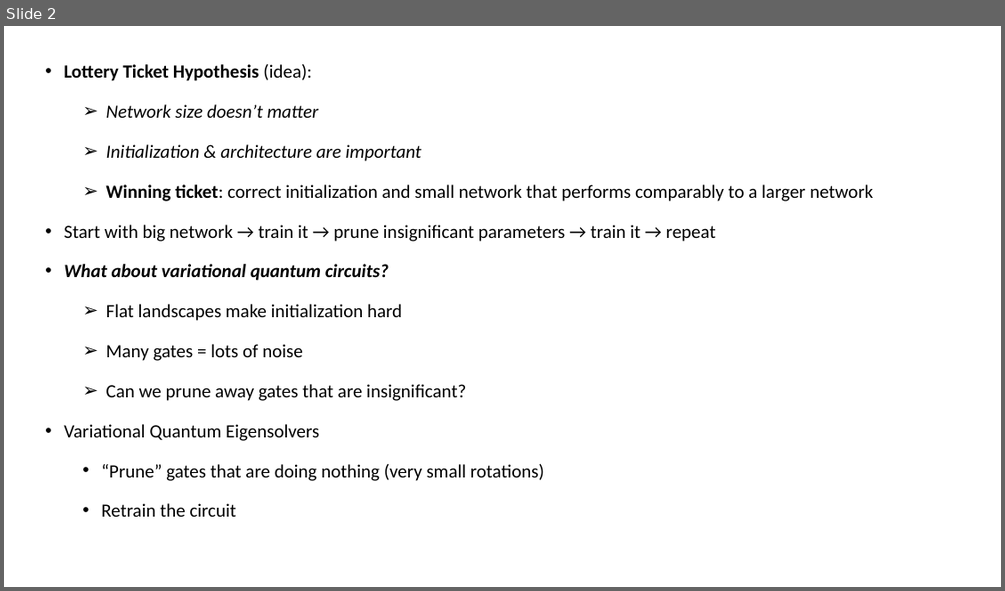
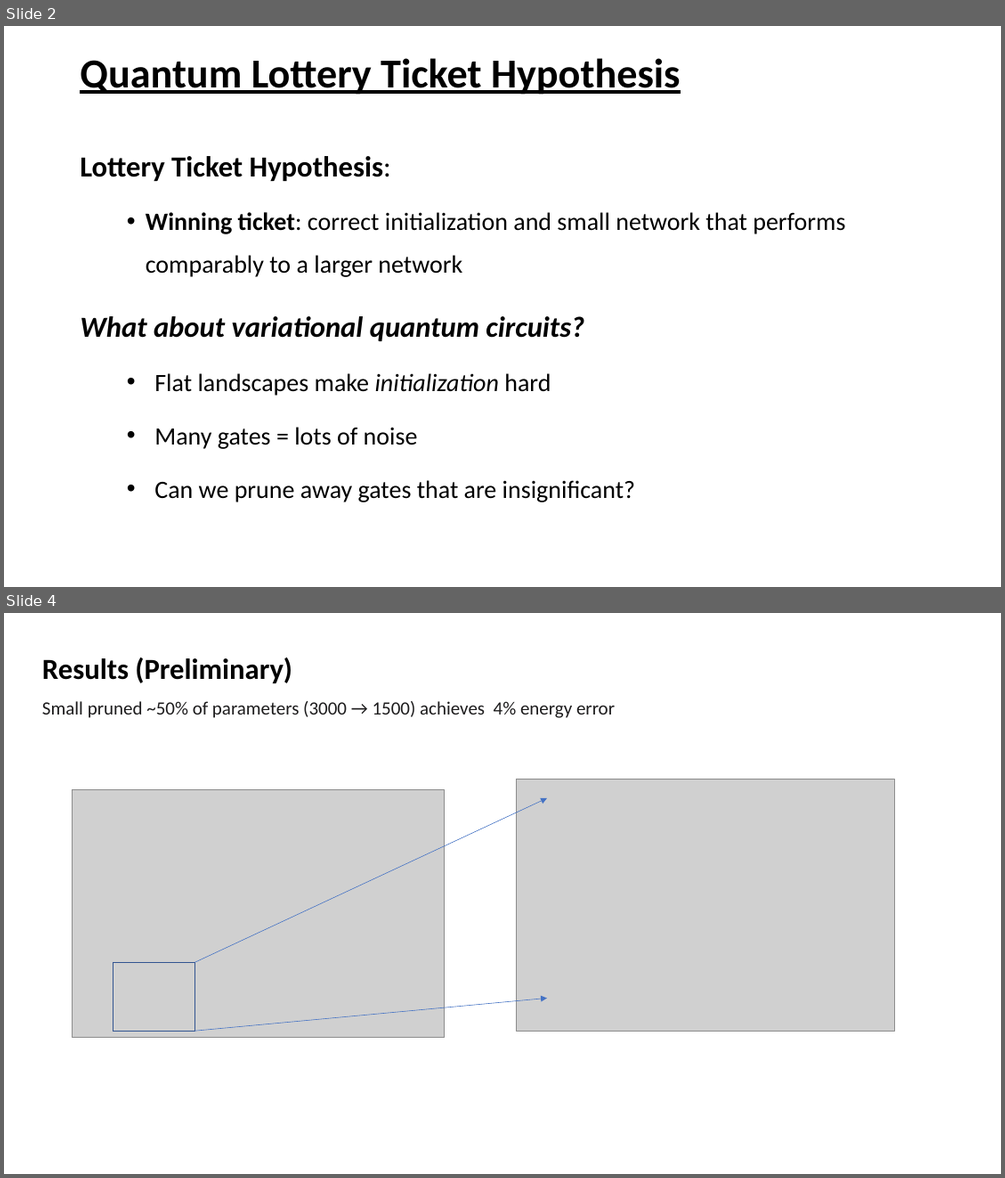
Before and after one commit to Roger-luo/TicketToRide.jl, a slide deck: presentation/QHACK2019.pptx. Shown one above the other, each under a label of ours: slide 2 before the commit, slides 2 and 4 after it; the slides between them are not shown. The pictures are 1005x591 and 1005x1178 pixels, drawn with LibreOffice and Linux fonts; fonts in the diff are those of the drawing; grey boxes stand for pictures. Boxes give left, top, right and bottom in pixels: in the first picture for what was removed or moved away, otherwise in the second. Text is boxed around its words. In the diff, an @@ line names an element or a change of style, - is before the commit and + after.

```diff
--- a/presentation/QHACK2019.pptx
+++ b/presentation/QHACK2019.pptx
@@ slide 4 added at [4, 613, 1001, 1174], background #FFFFFF @@
@@ text added at [42, 657, 615, 718], 18 pt, text #1D1C1D @@
+Results (Preliminary)
+Small pruned ~50% of parameters (3000 → 1500) achieves 4% energy error
@@ picture added at [72, 789, 445, 1038] @@
@@ arrow added from (194, 962) to (547, 798), #4472C4 0.5 pt @@
@@ picture added at [517, 779, 895, 1030] @@
@@ rectangle added at [113, 962, 195, 1031], outline #325491 1 pt @@
@@ arrow added from (194, 1031) to (547, 998), #4472C4 0.5 pt @@
@@ slide 2 changed as well @@
@@ title added at [80, 58, 680, 95], 39.6 pt, text #000000, bold, underline @@
+Quantum Lottery Ticket Hypothesis
@@ text "Lottery Ticket Hypothesis:": place and size @@
-text "Lottery Ticket Hypothesis:" at [64, 64, 873, 516]
+text "Lottery Ticket Hypothesis:" at [80, 156, 845, 502]
@@ text "Lottery Ticket Hypothesis:" at [80, 156, 845, 502]: vertical alignment middle to top @@
@@ text at [80, 156, 391, 181]: text changed; size 18 to 28 pt; bold on; italic off @@
-• Lottery Ticket Hypothesis (idea):
-  ➢ Network size doesn’t matter
-  ➢ Initialization & architecture are important
+Lottery Ticket Hypothesis:
@@ text at [80, 212, 845, 502]: size 18 to 24 pt in "Winning ticket: correct initialization and small network ...", "Flat landscapes make initialization hard", "Many gates = lots of noise", "Can we prune away gates that are ..."; size 18 to 28 pt in "What about variational quantum circuits?"; italic on in "initialization"; bullet ➢ to •; line spacing 1.5 to 1.4; more space between paragraphs; bullet • to none @@
@@ text at [64, 224, 716, 241]: paragraph removed @@
-• Start with big network → train it → prune insignificant parameters → train it → repeat
@@ text at [64, 424, 544, 516]: paragraphs removed @@
-• Variational Quantum Eigensolvers
-  • “Prune” gates that are doing nothing (very small rotations)
-  • Retrain the circuit
```
Also in this commit, not shown: 1 other slide changed, 1 other slide added, 2 slides removed.
